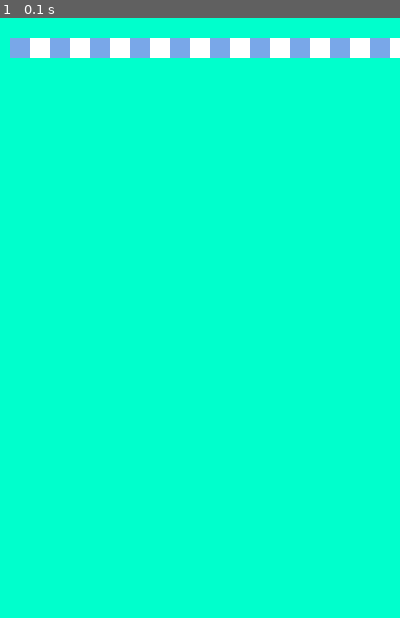
Above: before the commit, frame 1.
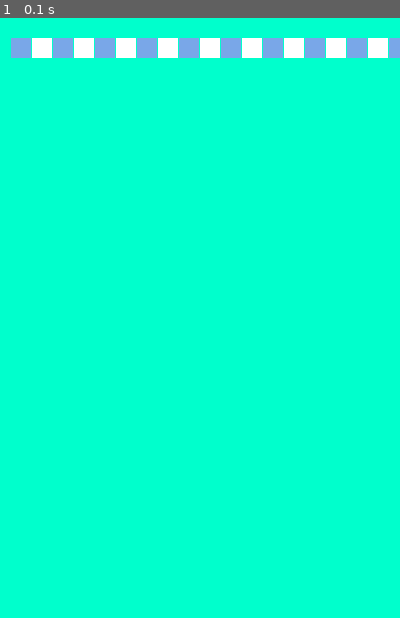
Above: after the commit, the same moment.

Repository: Roman-Blokhin/Python
Game: pygame game, started from my_code/snake/main.py
The game is run twice, just before and just after one commit, with the same random seed, the same clock (stepped at 60 frames per second) and the same inputs.
Inputs:
- Up to frame 1 (0.1 s): no input

The runs differ from the first frame. In frame 1, 1.7% of the frame differs, in the area x 2-100%, y 3-7%.

Commit message:
Pygame. Game Snake. Отступы между квадратами на поле

Diff:
--- a/my_code/snake/main.py
+++ b/my_code/snake/main.py
@@ -8,6 +8,7 @@
 
 SIZE_BLOCK = 20  # 12. rectangle's size
 COUNT_BLOCKS = 20  # 13. сколько у нас будет квадратиков на экране
+MARGIN = 1  # 17. отступ
 
 size = [400, 600]  # 1. переменная с размерами для окна
 
@@ -40,6 +41,7 @@
             color = WHITE
         # 11. рисуем квадратики нашего поля(место, цвет, [расположение и размер квадрата])
         # пишем формулу в координате х - нач. точку координат умножаем на колонку и количество квадратов
-        pygame.draw.rect(screen, color, [10+column*COUNT_BLOCKS, 20, SIZE_BLOCK, SIZE_BLOCK])
+        # отступы мы используем MARGIN*column потому что много колонок
+        pygame.draw.rect(screen, color, [10+column*COUNT_BLOCKS + MARGIN*(column+1), 20, SIZE_BLOCK, SIZE_BLOCK])
 
     pygame.display.flip()  # 9. экран переворачивается к нам лицом и мы видим результат работы
